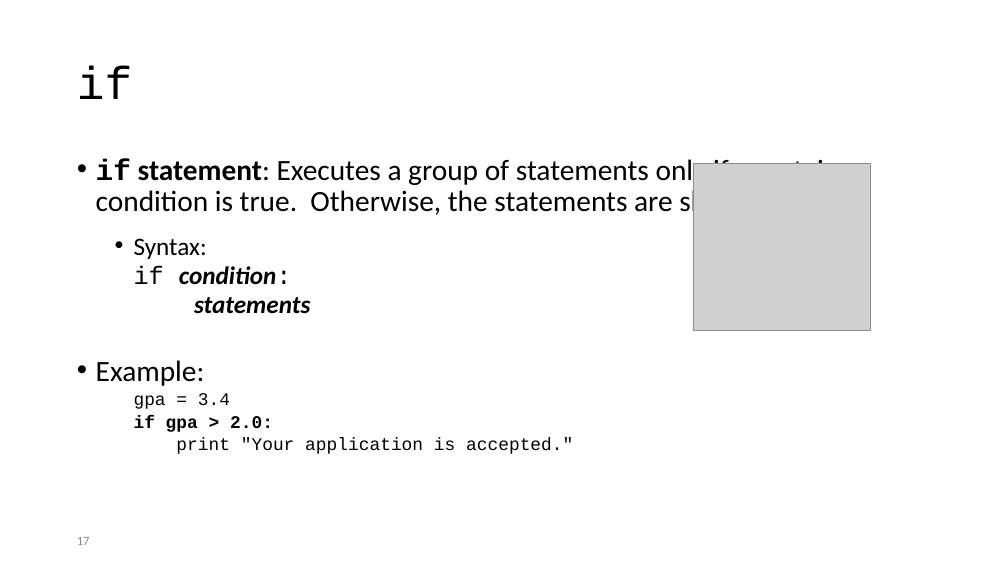
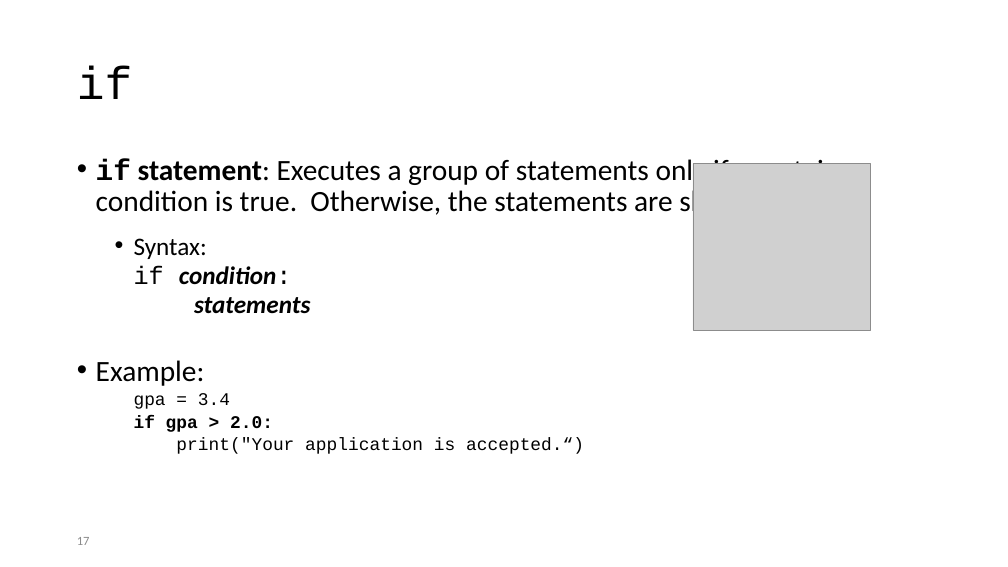
Before and after one commit to MarsUniversity/ece387-robotics, a slide deck: slide 17 of lessons/block_1_basics/lsn4-python.pptx. Drawn at 1008x567 pixels with LibreOffice and Linux fonts; fonts in the diff are those of the drawing; grey boxes stand for pictures. Boxes give left, top, right and bottom in pixels: in the first picture for what was removed or moved away, otherwise in the second. Text is boxed around its words. In the diff, an @@ line names an element or a change of style, - is before the commit and + after.

```diff
--- a/lessons/block_1_basics/lsn4-python.pptx
+++ b/lessons/block_1_basics/lsn4-python.pptx
@@ text at (176, 438, 584, 454): text changed @@
-  print "Your application is accepted."
+  print("Your application is accepted.“)
```
Also in this commit, not shown: 7 other slides changed.
